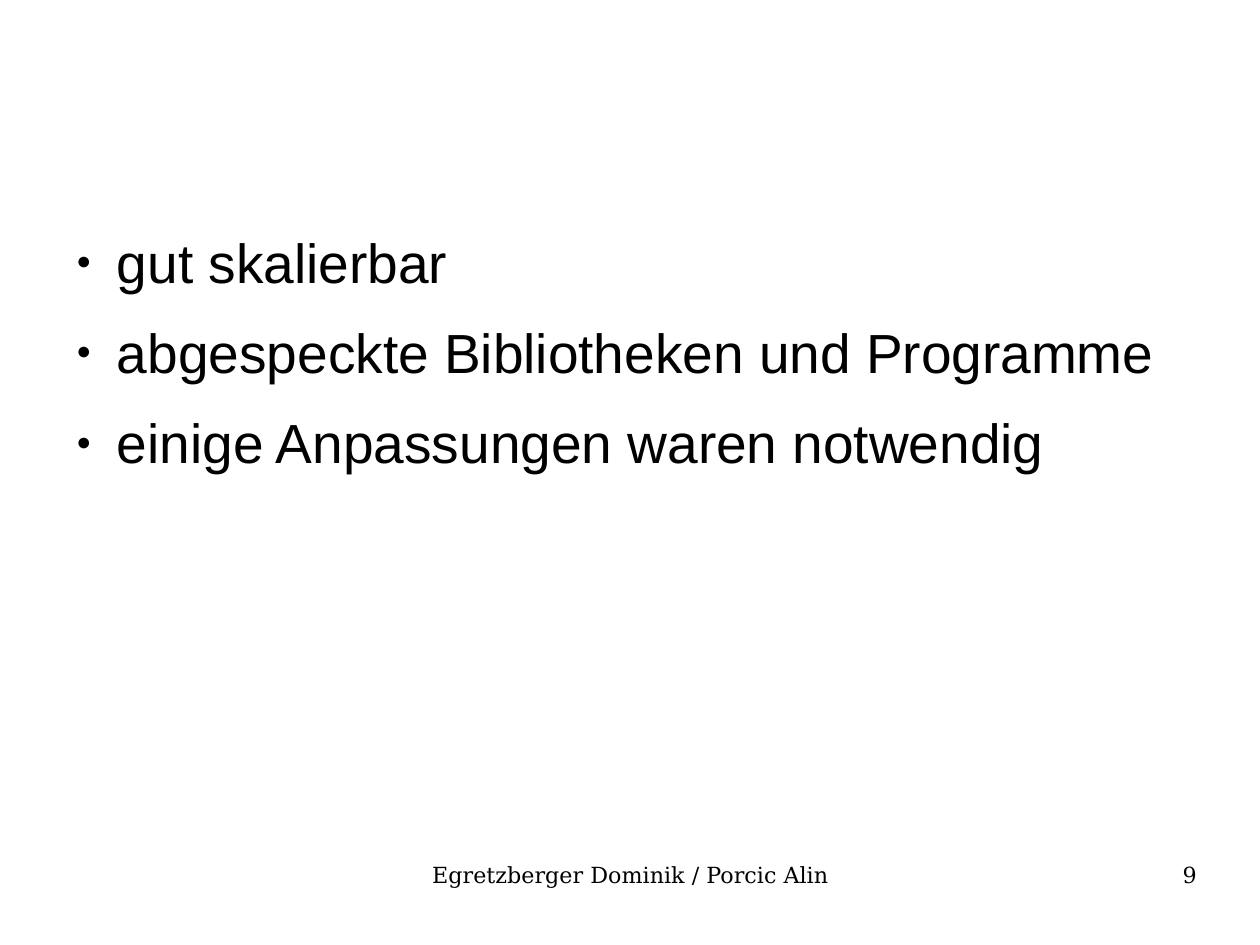
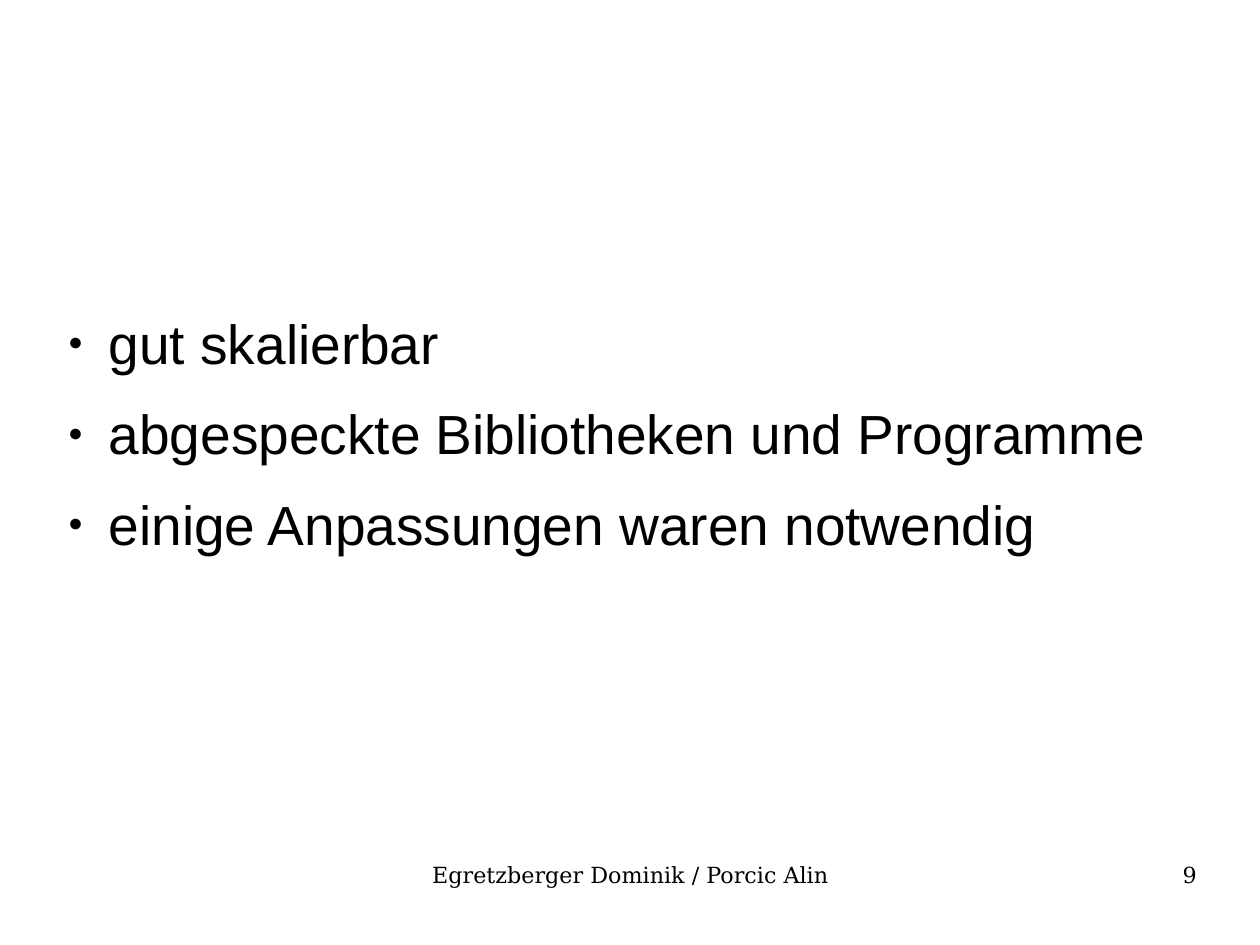
Before and after one commit to onixion/school, a slide deck: slide 9 of DIC/Referat_Linux/referat.odp. Drawn at 1260x945 pixels with LibreOffice and Linux fonts; fonts in the diff are those of the drawing; background and template pictures are left out. Boxes give left, top, right and bottom in pixels: in the first picture for what was removed or moved away, otherwise in the second. Text is boxed around its words. In the diff, an @@ line names an element or a change of style, - is before the commit and + after.

```diff
--- a/DIC/Referat_Linux/referat.odp
+++ b/DIC/Referat_Linux/referat.odp
@@ text "gut skalierbar": place and size @@
-text "gut skalierbar" at <box>117,243,1153,473</box>
+text "gut skalierbar" at <box>109,324,1145,554</box>
```
Also in this commit, not shown: 3 other slides changed, 3 other files.
